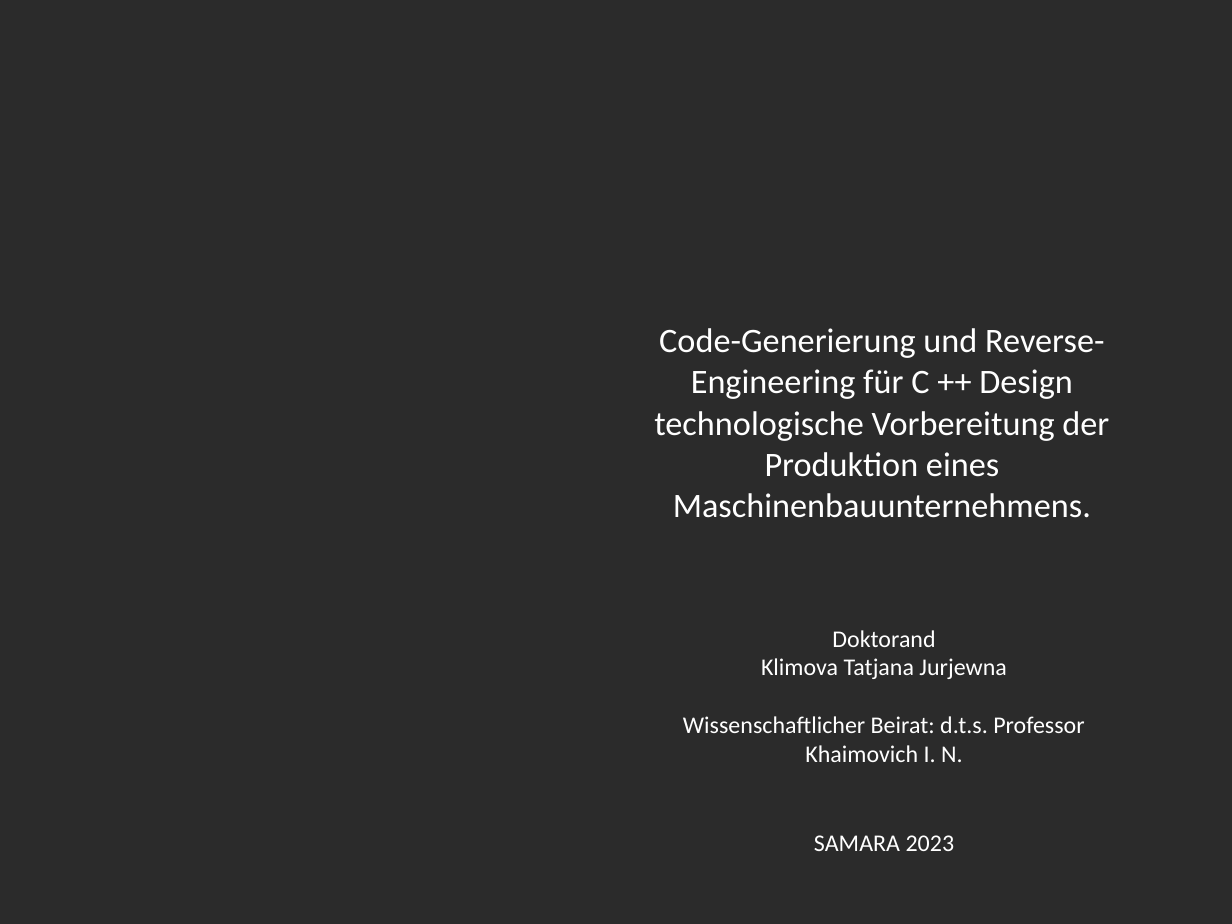
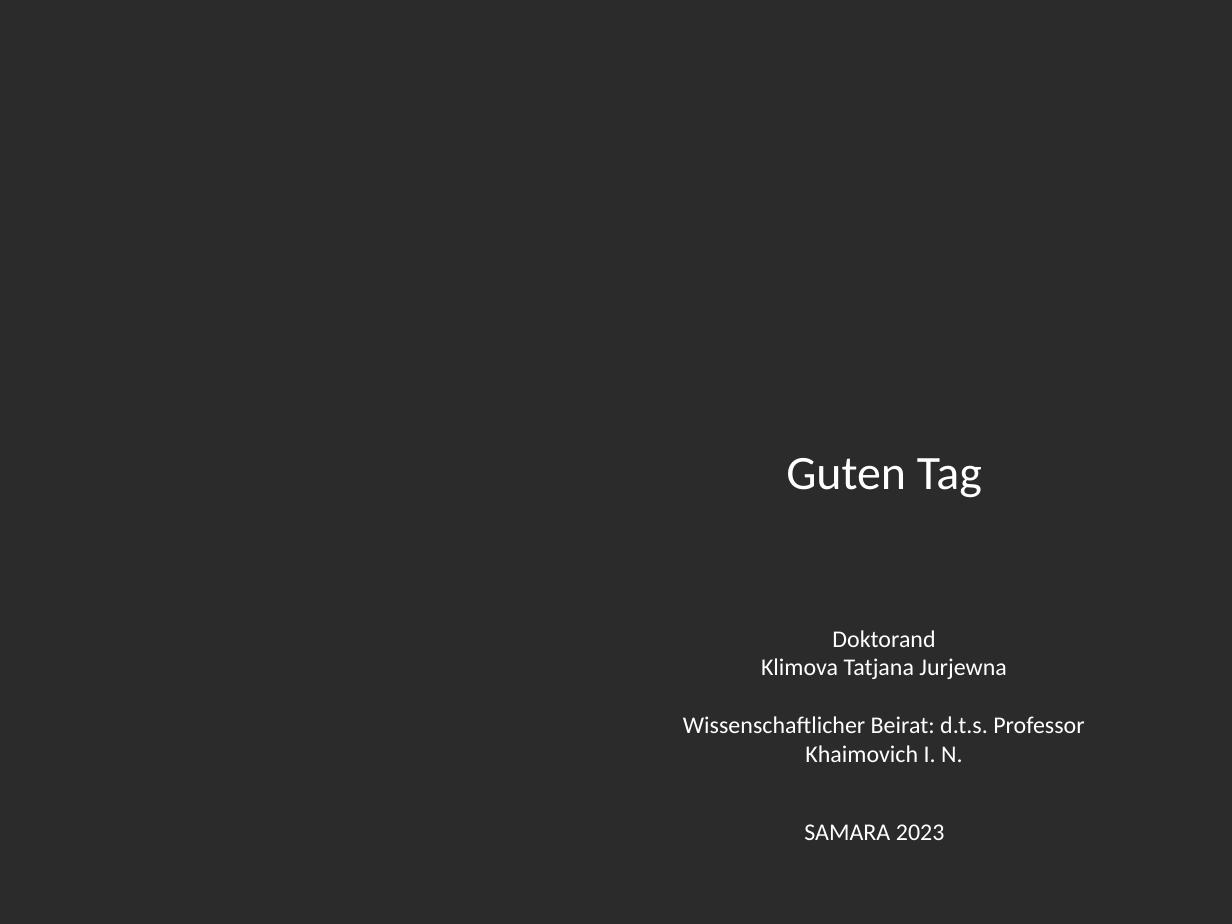
Before and after one commit to NeoWlad/Deutsch, a slide deck: slide 1 of Klimova_na_nemetskom.pptx. Drawn at 1232x924 pixels with LibreOffice and Linux fonts; fonts in the diff are those of the drawing; background and template pictures are left out; a plain dark background stands for a picture behind light text. Boxes give left, top, right and bottom in pixels: in the first picture for what was removed or moved away, otherwise in the second. Text is boxed around its words. In the diff, an @@ line names an element or a change of style, - is before the commit and + after.

```diff
--- a/Klimova_na_nemetskom.pptx
+++ b/Klimova_na_nemetskom.pptx
@@ text removed at <box>654,328,1109,518</box> @@
-Code-Generierung und Reverse-Engineering für C ++ Design technologische Vorbereitung der Produktion eines Maschinenbauunternehmens.
@@ text added at <box>786,458,982,498</box>, 28 pt, text #FFFFFF @@
+Guten Tag
@@ text "SAMARA 2023": place and size @@
-text "SAMARA 2023" at <box>814,835,955,851</box>
+text "SAMARA 2023" at <box>804,824,945,840</box>
@@ text "SAMARA 2023" at <box>804,824,945,840</box>: vertical alignment middle to top @@
```
Also in this commit, not shown: 4 slides added, 8 slides removed, 4 other files.
